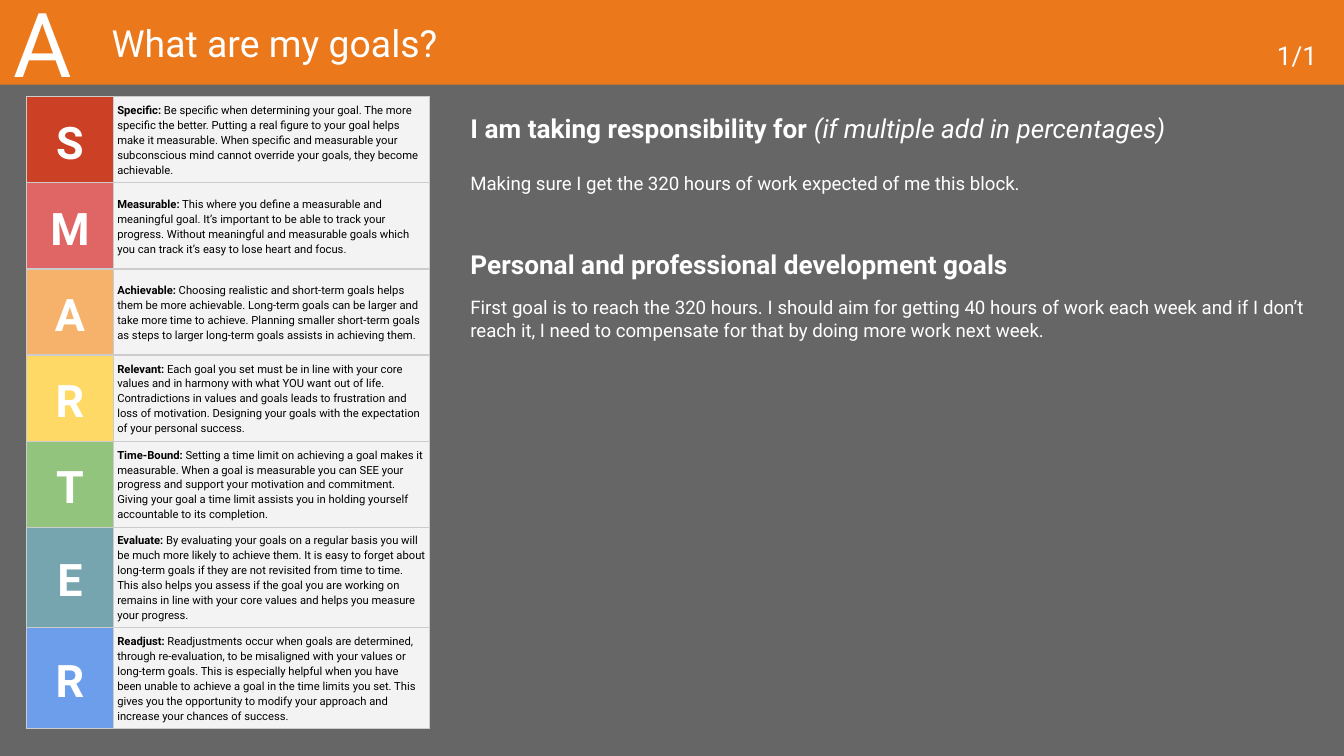
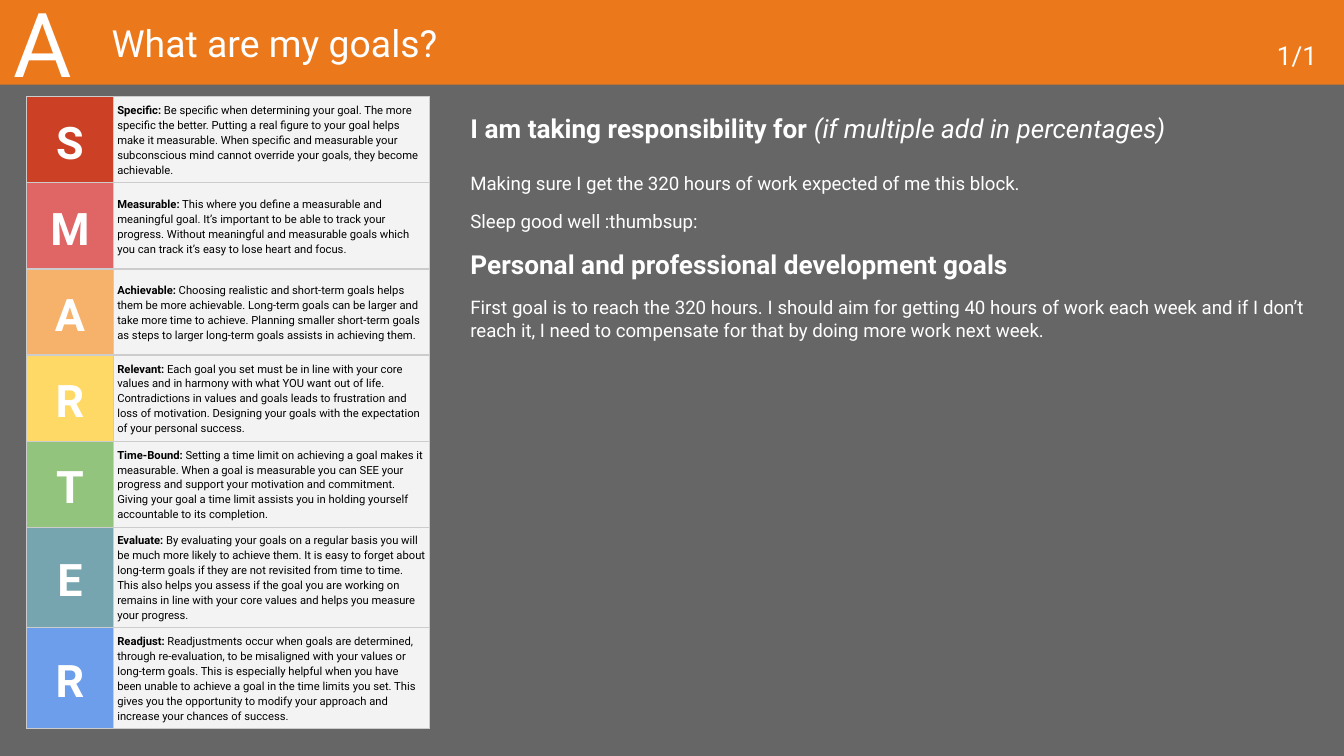
Before and after one commit to MaksBurchard240894/HFG7, a slide deck: slide 7 of Deliverables/Learning Log - Y1B-2024-25_ADSAI.pptx. Drawn at 1344x756 pixels with LibreOffice and Linux fonts; fonts in the diff are those of the drawing. Boxes give left, top, right and bottom in pixels: in the first picture for what was removed or moved away, otherwise in the second. Text is boxed around its words. In the diff, an @@ line names an element or a change of style, - is before the commit and + after.

```diff
--- a/Deliverables/Learning Log - Y1B-2024-25_ADSAI.pptx
+++ b/Deliverables/Learning Log - Y1B-2024-25_ADSAI.pptx
@@ text at (470,214,698,232): paragraph added @@
+Sleep good well :thumbsup:
```
Also in this commit, not shown: 2 other files.
